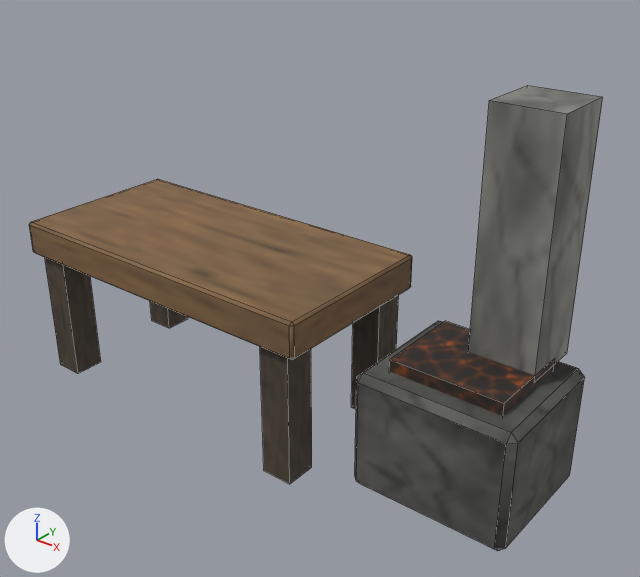
What one commit did to the FBX model Export/Meshes/SW_Base/SM_Workbench_Level04.fbx.
Camera for both pictures: a camera (50 mm lens) standing at (13.22, -12.72, 11.35) and looking at (2.83, 0.28, 3.29). The axes (+X, +Y, +Z) are drawn at lower left. The lights are the same throughout. The older version comes first. Mesh edges are drawn as thin lines.

The first picture shows 'SM_Workbench_Level04'.
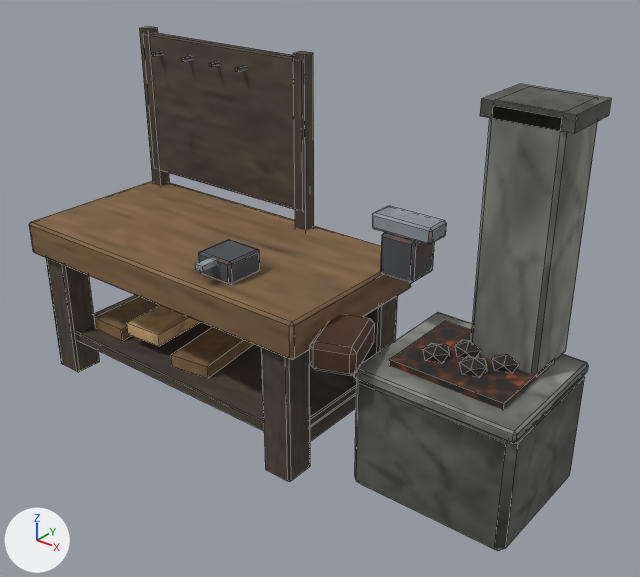
Where the change shows, as pixel boxes (x1, y1, x2, y2) in the pictures (640 x 577 px):
'SM_Workbench_Level04', reshaped (12% taller)
    before: (29, 85, 603, 551)
    after: (29, 27, 611, 551)
part 1 of me_sm_workbench_level04, added
    after: (310, 394, 356, 441)
part 2 of me_sm_workbench_level04, added (brown)
    after: (94, 297, 159, 341)
part 3 of me_sm_workbench_level04, added
    after: (195, 258, 217, 272)
part 4 of me_sm_workbench_level04, added (brown)
    after: (139, 27, 169, 186)
part 5 of me_sm_workbench_level04, added (brown)
    after: (293, 51, 314, 230)
part 6 of me_sm_workbench_level04, added
    after: (181, 56, 191, 61)
part 7 of me_sm_workbench_level04, added
    after: (209, 61, 219, 67)
part 8 of me_sm_workbench_level04, added
    after: (235, 66, 245, 72)
part 9 of me_sm_workbench_level04, added
    after: (423, 343, 450, 362)
part 10 of me_sm_workbench_level04, added
    after: (455, 339, 481, 357)
part 11 of me_sm_workbench_level04, added
    after: (459, 356, 488, 376)
part 12 of me_sm_workbench_level04, added
    after: (492, 354, 519, 372)
part 13 of me_sm_workbench_level04, added
    after: (480, 84, 611, 134)
part 14 of me_sm_workbench_level04, rebuilt
    before: (45, 257, 101, 374)
    after: (46, 258, 99, 372)
part 15 of me_sm_workbench_level04, rebuilt (not visible afterwards)
    before: (150, 301, 188, 328)
part 16 of me_sm_workbench_level04, rebuilt (8% narrower)
    before: (260, 347, 312, 484)
    after: (262, 348, 310, 482)
part 17 of me_sm_workbench_level04, rebuilt
    before: (351, 295, 399, 409)
    after: (361, 296, 397, 364)
part 18 of me_sm_workbench_level04, rebuilt
    before: (468, 85, 603, 382)
    after: (471, 87, 598, 375)
part 19 of me_sm_workbench_level04, added
    after: (78, 33, 588, 443)

Diff of the bpy script that builds the scene:
```diff
--- a/Export/Meshes/SW_Base/SM_Workbench_Level04.fbx.py
+++ b/Export/Meshes/SW_Base/SM_Workbench_Level04.fbx.py
@@ me_sm_workbench_level04 @@
-me_sm_workbench_level04.from_pydata(...)  # 96 vertices, 88 faces; spans x -4.0..8.1, y -2.0..2.0, z 0.0..7.7
+me_sm_workbench_level04.from_pydata(...)  # 496 vertices, 528 faces; spans x -4.0..8.1, y -2.0..2.0, z 0.0..7.7
+# me_sm_workbench_level04 part 1: a new loose piece, a box spanning x 3.2..3.6, y -1.6..1.6, z 0.5..0.9, in mat_m_survivalatlas_embed (picture img_t_survivalatlas_color_embed256_png)
+# me_sm_workbench_level04 part 2: a new loose piece, a box spanning x -2.9..-1.9, y -1.3..1.3, z 1.08..1.38, in mat_m_survivalatlas_embed (picture img_t_survivalatlas_color_embed256_png)
+# me_sm_workbench_level04 part 3: a new loose piece, a box spanning x 1.5..1.7, y -1.95..-1.15, z 4.14..4.26, in mat_m_survivalatlas_embed (picture img_t_survivalatlas_color_embed256_png)
+# me_sm_workbench_level04 part 4: a new loose piece, a box spanning x -3.75..-3.45, y 1.6..1.9, z 3.4..7.7, in mat_m_survivalatlas_embed (picture img_t_survivalatlas_color_embed256_png)
+# me_sm_workbench_level04 part 5: a new loose piece, a box spanning x 1.05..1.35, y 1.6..1.9, z 3.4..7.7, in mat_m_survivalatlas_embed (picture img_t_survivalatlas_color_embed256_png)
+# me_sm_workbench_level04 part 6: a new loose piece, a box spanning x -2.14..-2.06, y 1.4..1.7, z 7.16..7.24, in mat_m_survivalatlas_embed (picture img_t_survivalatlas_color_embed256_png)
+# me_sm_workbench_level04 part 7: a new loose piece, a box spanning x -1.24..-1.16, y 1.4..1.7, z 7.16..7.24, in mat_m_survivalatlas_embed (picture img_t_survivalatlas_color_embed256_png)
+# me_sm_workbench_level04 part 8: a new loose piece, a box spanning x -0.44..-0.36, y 1.4..1.7, z 7.16..7.24, in mat_m_survivalatlas_embed (picture img_t_survivalatlas_color_embed256_png)
+# me_sm_workbench_level04 part 9: a new loose piece, an icosphere of 20 faces spanning x 5.53..6.07, y -0.16..0.36, z 2.72..3.08, in mat_m_survivalatlas_embed (picture img_t_survivalatlas_color_embed256_png)
+# me_sm_workbench_level04 part 10: a new loose piece, an icosphere of 20 faces spanning x 5.93..6.47, y 0.34..0.86, z 2.72..3.08, in mat_m_survivalatlas_embed (picture img_t_survivalatlas_color_embed256_png)
+# me_sm_workbench_level04 part 11: a new loose piece, an icosphere of 20 faces spanning x 6.33..6.87, y -0.16..0.36, z 2.72..3.08, in mat_m_survivalatlas_embed (picture img_t_survivalatlas_color_embed256_png)
+# me_sm_workbench_level04 part 12: a new loose piece, an icosphere of 20 faces spanning x 6.73..7.27, y 0.34..0.86, z 2.72..3.08, in mat_m_survivalatlas_embed (picture img_t_survivalatlas_color_embed256_png)
+# me_sm_workbench_level04 part 13: a new loose piece, a box spanning x 6.05..7.75, y 0.6..2.0, z 7.4..7.7, in mat_m_survivalatlas_embed (picture img_t_survivalatlas_color_embed256_png)
+# me_sm_workbench_level04 part 14: the loose piece of 8 vertices spanning x -3.75..-3.05, y -1.85..-1.15, z 0.0..3.0 is rebuilt with 24 vertices and now spans x -3.75..-3.05, y -1.85..-1.15, z 0.0..3.0
+# me_sm_workbench_level04 part 15: the loose piece of 8 vertices spanning x -3.75..-3.05, y 1.15..1.85, z 0.0..3.0 is rebuilt with 24 vertices and now spans x -3.75..-3.05, y 1.15..1.85, z 0.0..3.0
+# me_sm_workbench_level04 part 16: the loose piece of 8 vertices spanning x 3.05..3.75, y -1.85..-1.15, z 0.0..3.0 is rebuilt with 24 vertices and now spans x 3.05..3.75, y -1.85..-1.15, z 0.0..3.0
+# me_sm_workbench_level04 part 17: the loose piece of 8 vertices spanning x 3.05..3.75, y 1.15..1.85, z 0.0..3.0 is rebuilt with 24 vertices and now spans x 3.05..3.75, y 1.15..1.85, z 0.0..3.0
+# me_sm_workbench_level04 part 18: the loose piece of 8 vertices spanning x 6.2..7.6, y 0.6..2.0, z 2.7..7.7 is rebuilt with 24 vertices and now spans x 6.2..7.6, y 0.6..2.0, z 2.7..7.7
+# me_sm_workbench_level04 part 19: 184 vertices added at x -3.7..8.1, y -1.78..1.9, z 0.82..7.6
+# other edits to the shape of me_sm_workbench_level04 do not show in these pictures
 me_sm_workbench_level04.materials.append(mat_m_survivalatlas_embed)
```
